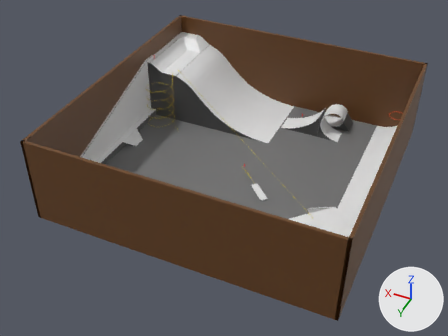
A saved change to the Blender file Skate Park Scene Trial.blend.
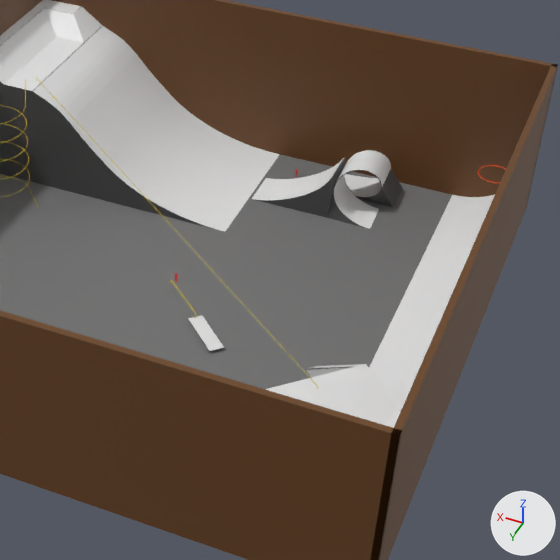
Old and new are each drawn whole from a 50 mm lens placed at (-68.2, 163.1, 135.8), pointed at (3.1, 8.6, 6.3) and again close up on the part from 36% to 96% of the width and 10% to 89% of the height. Every picture has the same lights, and +X, +Y and +Z are marked at lower right.

Names of what the first close-up shows: 'BasketBallRamp', 'CornerRaisedLevel', 'Ground', 'LargeQuarterPipe', 'Loop', 'MassiveRamp', 'Plane', 'PlatformSupportBeamLeft', 'Wall', 'Wall.001', 'Wall.002', 'Wall.003'.
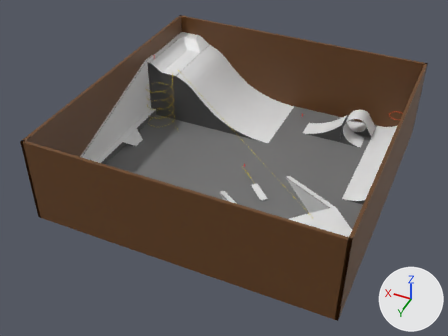
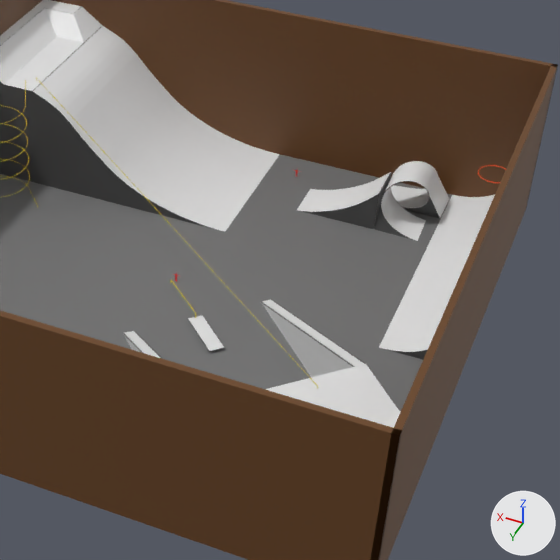
Commit message: Basketball ramp properly aligned

The change in detail:
me_cube_012 has 16 vertices, 9 faces, 3 loose edges and spans x -1.8..1.7, y -15.8..14.6, z -1.0..1.0.
me_cube_012 is used by ob_platformsupportbeamright; location (-21.5, 38.0, 6.0); rotation (0.0, 0.0, 0.786), in degrees (0, 0, 45); scale (1.0, 1.0, 6.2).
Before the commit, vertices of me_cube_012: 0 (-1.8, -15.6, -1.0), 3 (0.2, -15.8, -1.0), 5 (-1.6, -15.6, -1.0), 10 (0.1, -15.8, -1.0), 12 (-1.8, -15.4, -1.0).
Before the commit, vertices of me_cube_012: 14 (0.3, -15.6, -1.0).
Part 1, on me_cube_012:
Vertices 0, 3, 5, 10, 12, 14 of me_cube_012 move by (-0.3, -18.5, 0.0).
Vertex 7 of me_cube_012 moves from (-0.3, 14.6, 0.9) to (-5.6, 22.0, 0.9).
me_cube_013 has 16 vertices, 9 faces, 3 loose edges and spans x -1.4..1.7, y -15.6..14.5, z -1.0..1.0.
me_cube_013 is used by ob_platformsupportbeamleft; location (-39.0, 20.4, 6.0); rotation (0.0, 0.0, 0.784), in degrees (0, 0, 45); scale (1.0, 1.0, 6.2).
Before the commit, vertices of me_cube_013: 0 (-1.4, -15.6, -1.0) at pixel (316, 365), 3 (0.6, -15.6, -1.0) at pixel (304, 368), 5 (-1.2, -15.6, -1.0) at pixel (315, 366), 10 (0.4, -15.6, -1.0) at pixel (305, 368), 12 (-1.4, -15.4, -1.0) at pixel (316, 366).
Before the commit, vertices of me_cube_013: 14 (0.6, -15.3, -1.0) at pixel (305, 369).
Part 2, on me_cube_013:
Vertices 0, 3, 5, 10, 12, 14 of me_cube_013 move by (-0.5, -18.5, 0.0).
Vertex 6 of me_cube_013 moves from (1.7, 14.5, 0.9) to (7.1, 22.0, 0.9).
me_plane_001 has 52 vertices, 27 faces and spans x -1.59..1.0, y -1.0..3.34, z 0.0..6.83.
me_plane_001 is used by ob_largequarterpipe; location (-41.6, -34.5, 0.0); scale (4.95, 15.0, 1.0).
me_plane_001 part 3: the whole mesh is scaled about its middle by (1, 0.76, 1), then moved by (0.0, -0.52, 0.0).
me_cube_008 is used by ob_loop; location (-21.4, -40.0, 2.1); scale (1.71, 85.0, 1.2).
me_cube_008 had 246 vertices, 209 faces, 1 loose edge and spanned x -3.8..3.87, y -0.09..0.1, z -1.77..6.07.
me_cube_008 now has 246 vertices, 258 faces, 1 loose edge and spans x -3.73..3.87, y -0.09..0.1, z -1.77..6.07.
Part 4, on me_cube_008:
4 vertices are removed from x -3.8..-2.34, y -0.09..0.02, z -1.76..2.55.
59 faces are deleted.
2 vertices move from x -2.49..-2.32, y -0.06..0.03, z 3.31 to x -2.5..-2.33, y -0.06..0.03, z 3.31.
4 vertices are added at (-3.73, -0.09, -1.76), (-3.73, -0.01, -1.76), (2.15, -0.01, 2.39), (1.98, 0.08, 2.38).
7 new faces join them, mat_edges (dark grey #4f4f4f).
101 new faces join them, mat_material (white #e7e7e7).
Object 'BasketBallRamp' (ob_basketballramp) moves from (-15.9, -37.0, 0.0) to (-24.9, -37.0, 0.0).
Object 'Loop' (ob_loop) moves from (-21.4, -40.0, 2.1) to (-30.3, -40.0, 2.1).

Where the change shows, as pixel boxes (x1, y1, x2, y2) in the close-ups (560 x 560 px):
'LargeQuarterPipe', mesh rescaled: before (369, 194, 495, 412); after (379, 194, 495, 360)
'Loop', reshaped, moved: before (327, 150, 402, 229); after (374, 161, 449, 241)
'BasketBallRamp', moved: before (252, 157, 345, 218); after (297, 172, 392, 229)
'PlatformSupportBeamLeft', reshaped: before (306, 364, 363, 377); after (261, 299, 365, 377)
'PlatformSupportBeamRight', reshaped (not visible before): after (123, 331, 163, 359)
part 4 of me_cube_008, built on: before (328, 163, 402, 229); after (374, 174, 449, 241)
